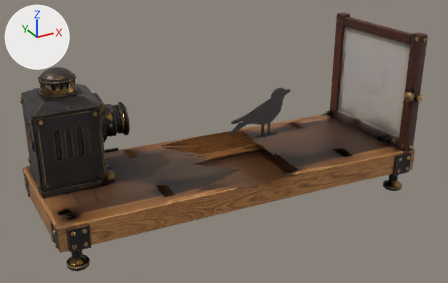
One commit to the glTF model golden-ring/interactives/art/production/shadow.glb: the scene before it, then after it.
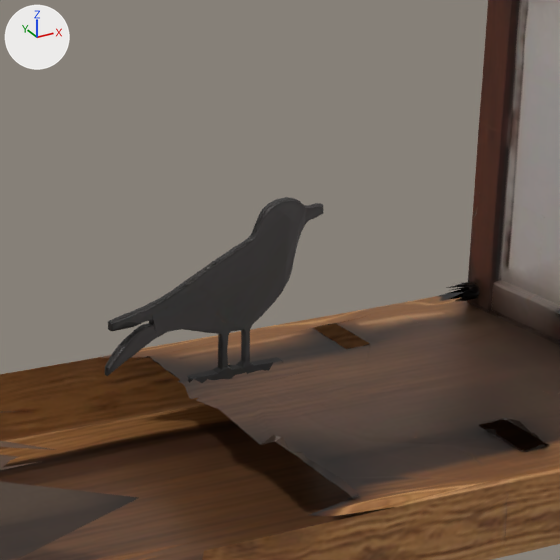
Each version is shown whole from a 50 mm camera at (-1.078, -1.888, 1.23) aimed at (-0.018, 0.04, 0.266), then close up on the part from 45% to 79% of the width and 12% to 66% of the height. Lighting does not change. The marker at upper left points along +X, +Y and +Z. The last two pictures show the newer version. Where no turn or scale is listed for an object, it has been applied to the vertices.

In view in the first close-up: 'F02Moving_1', 'geometry_0'.
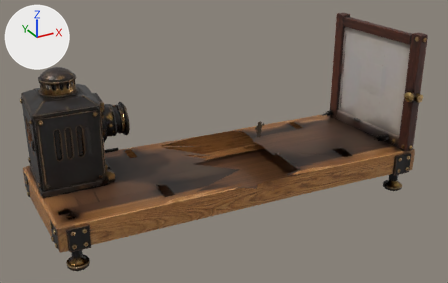
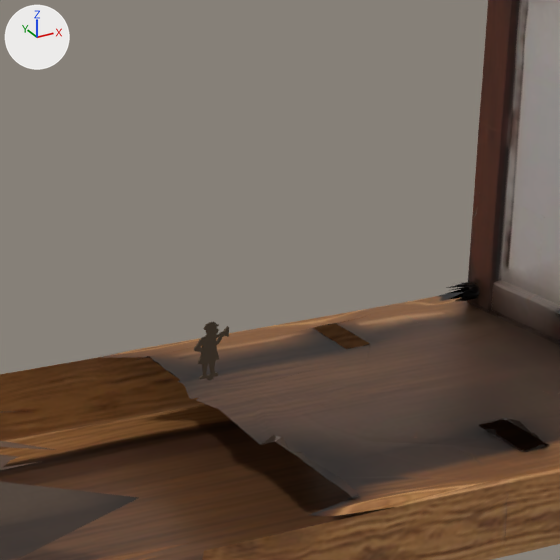
What the commit changed:
Material 'SH-07 blackened brass' (mat_sh_07_blackened_brass) is new.
Its base color is (0.105, 0.071, 0.043) (brown #5b4b3a).
Its metallic is 0.62.
Its roughness is 0.44.
Mesh me_laser_cut_fairground_barker is new.
It has 162 vertices, 332 faces and spans x 0.0597..0.1007, y -0.061..-0.059, z -0.029..0.035.
It uses material mat_sh_07_blackened_brass (brown #5b4b3a).
Object 'F02Moving_1' (ob_f02moving_1) is deleted.
Object 'Mounted_SH07_FairgroundBarker' (ob_mounted_sh07_fairgroundbarker) is new; it shows me_laser_cut_fairground_barker.
Its location is (0.0, 0.0, 0.33).

Location of each change, (x1, y1, x2, y2) in pixels of the close-ups (560 x 560 px):
'F02Moving_1', deleted: before (105, 197, 323, 383)
'Mounted_SH07_FairgroundBarker', added (brown): after (194, 322, 229, 380)
